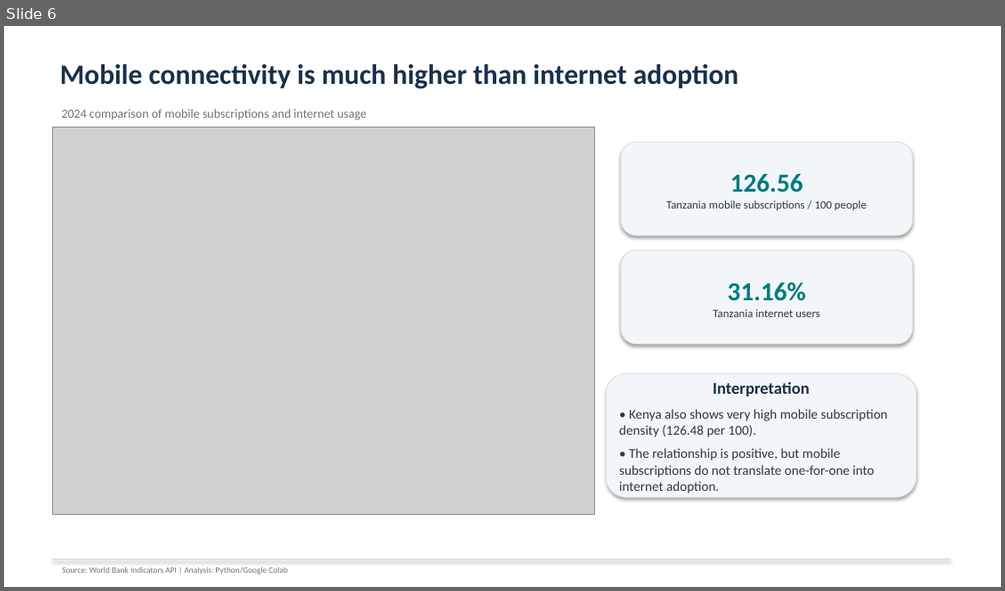
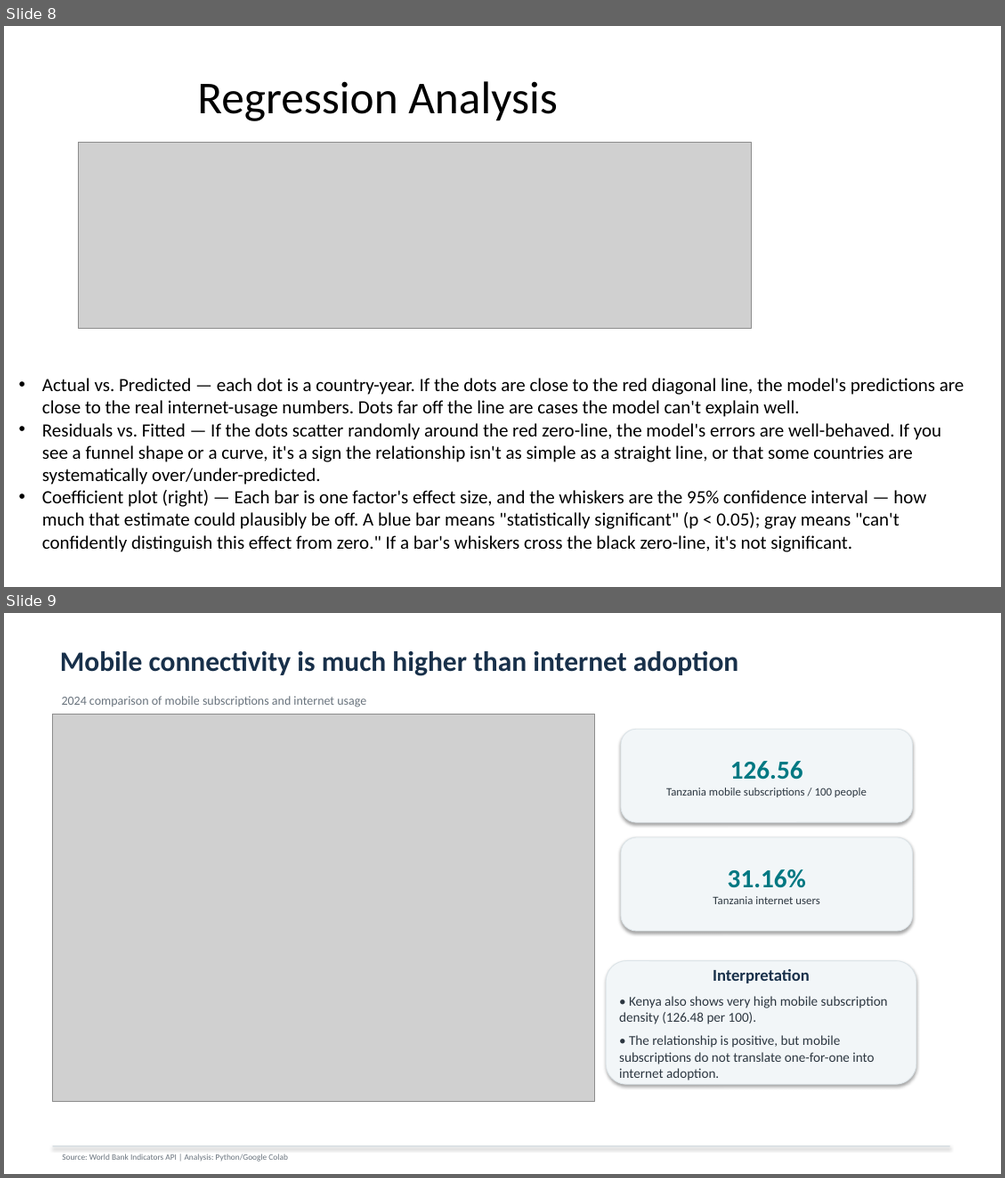
Before and after one commit to kathembo-tsongo/Digital-transformation_semester_Project_Group_2, a slide deck: Group 2 Capstone-Digital Transformation.pptx. Shown one above the other, each under a label of ours: slide 6 before the commit, slides 8 and 9 after it. The pictures are 1005x591 and 1005x1178 pixels, drawn with LibreOffice and Linux fonts; fonts in the diff are those of the drawing; grey boxes stand for pictures. Boxes give left, top, right and bottom in pixels: in the first picture for what was removed or moved away, otherwise in the second. Text is boxed around its words. In the diff, an @@ line names an element or a change of style, - is before the commit and + after.

```diff
--- a/Group 2 Capstone-Digital Transformation.pptx
+++ b/Group 2 Capstone-Digital Transformation.pptx
@@ slide 8 added at bbox=[4, 26, 1001, 587], background #FFFFFF @@
@@ title added at bbox=[197, 81, 558, 121], 44 pt, text #000000 @@
+Regression Analysis
@@ picture added at bbox=[78, 142, 751, 328] @@
@@ text added at bbox=[42, 378, 964, 552], 18 pt, text #000000 @@
+• Actual vs. Predicted — each dot is a country-year. If the dots are close to the red diagonal line, the model's predictions are close to the real internet-usage numbers. Dots far off the line are cases the model can't explain well.
+• Residuals vs. Fitted — If the dots scatter randomly around the red zero-line, the model's errors are well-behaved. If you see a funnel shape or a curve, it's a sign the relationship isn't as simple as a straight line, or that some countries are systematically over/under-predicted.
+• Coefficient plot (right) — Each bar is one factor's effect size, and the whiskers are the 95% confidence interval — how much that estimate could plausibly be off. A blue bar means "statistically significant" (p < 0.05); gray means "can't confidently distinguish this effect from zero." If a bar's whiskers cross the black zero-line, it's not significant.
@@ what was slide 6 is now slide 9 @@
```
Also in this commit, not shown: 2 slides changed, 4 other slides added, 1 slide removed, 1 other file.
